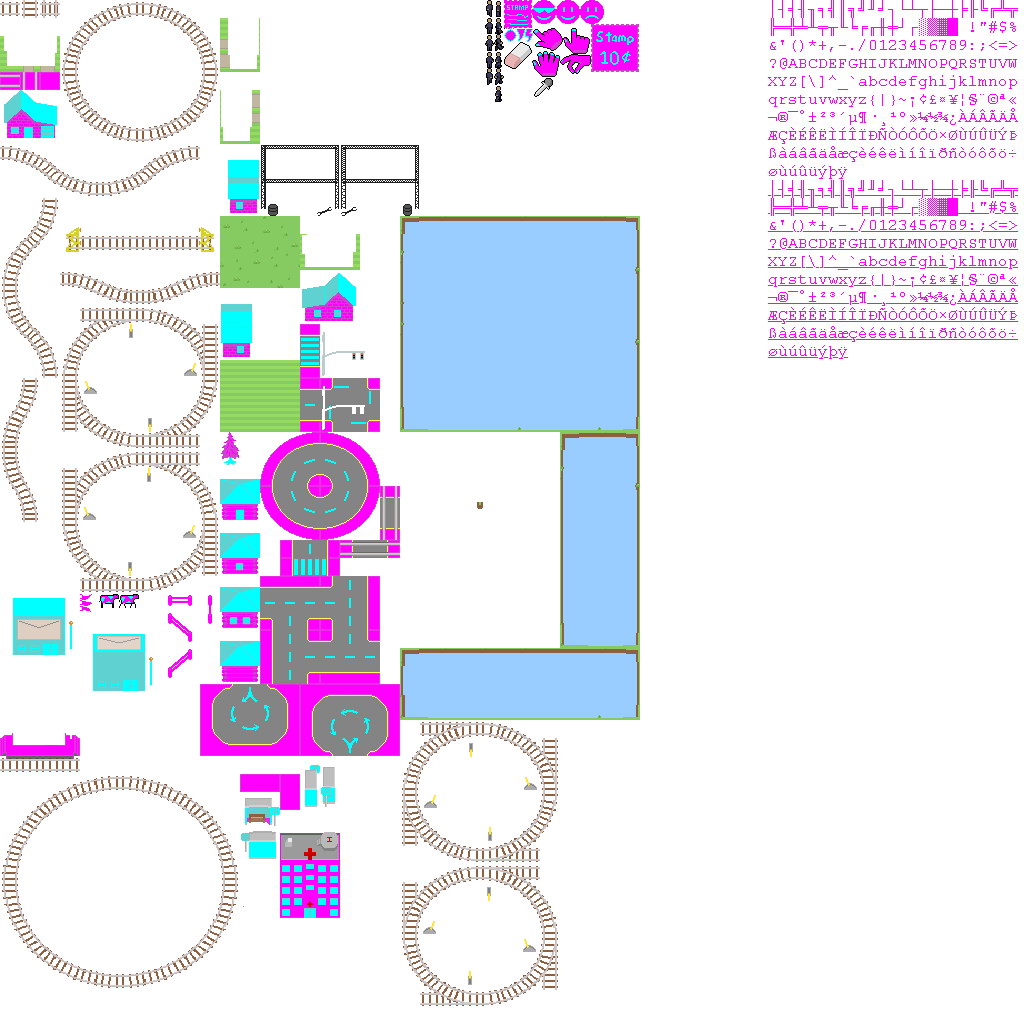
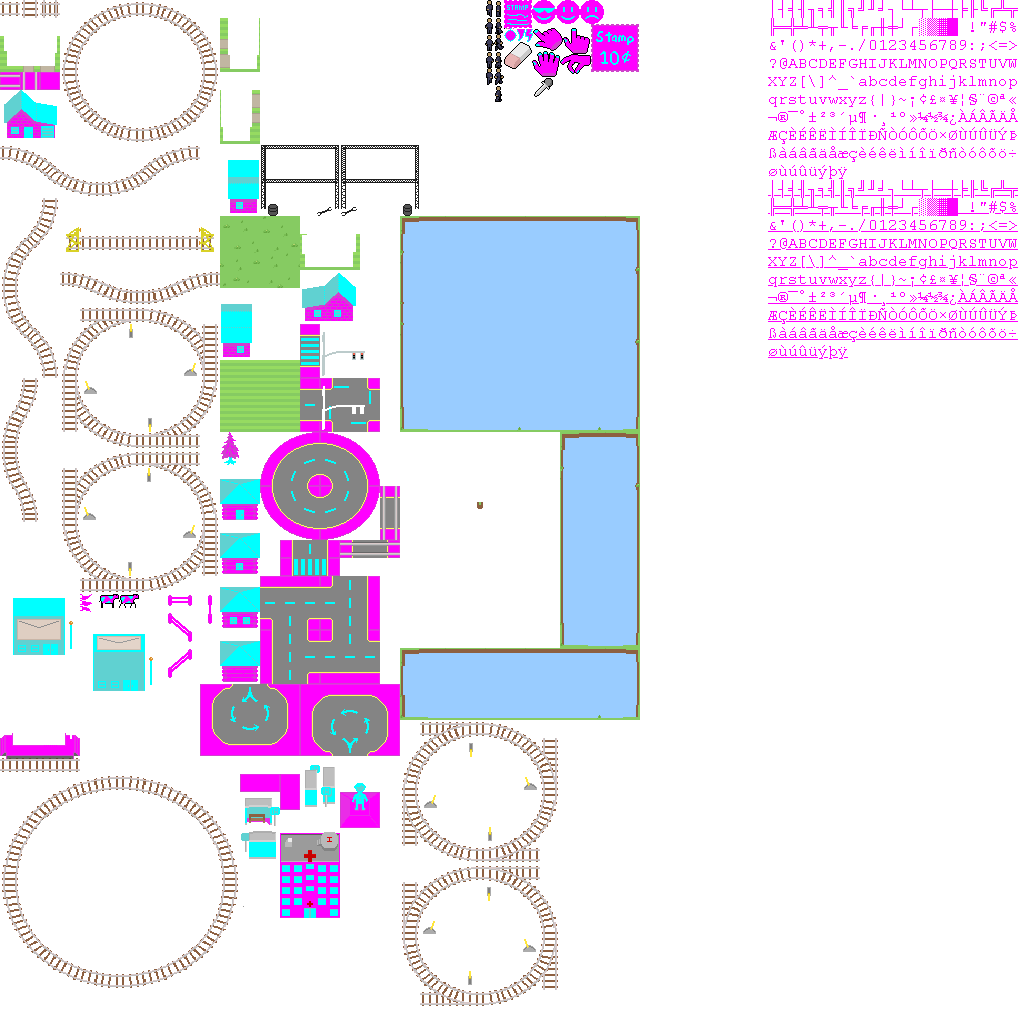
Layered file, before and after one edit (1024 x 1024). Changes by layer:
painted on "base.png copy" over left=281, top=783, right=380, bottom=891
